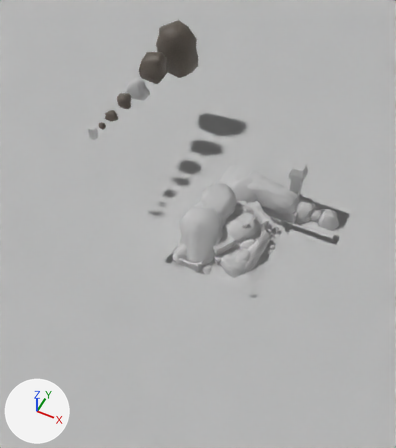
The Blender file game/models/terrain.blend as it was, and as the next commit left it.
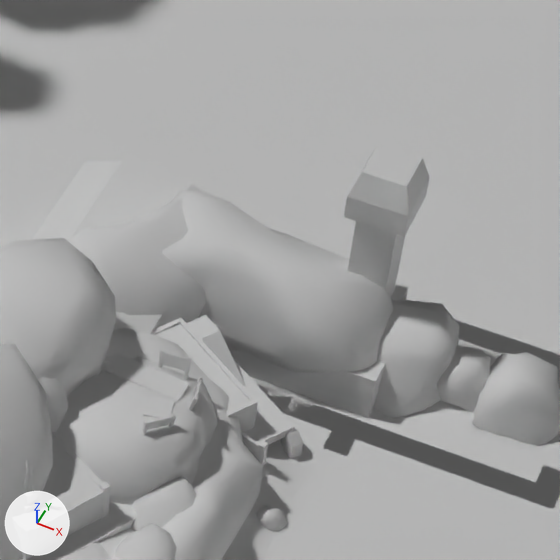
There are two pictures of each version: one from a camera (50 mm lens) standing at (51.0, -102.0, 143.0) and looking at (-3.0, 7.0, 6.0), one close up on the part from 53% to 85% of the width and 29% to 57% of the height. The lights are fixed; the arrows at lower left show +X, +Y and +Z. Everything nearer to the camera than a plane just in front of the edit is cut away.

The first close-up shows '12_2', 'Circle', 'bigbox_2', 'bigcorner_1', 'bigcorner_2', 'box_1', 'box_3', 'box_4', 'corner_2', 'corner_3', 'corner_4', 't_2'.
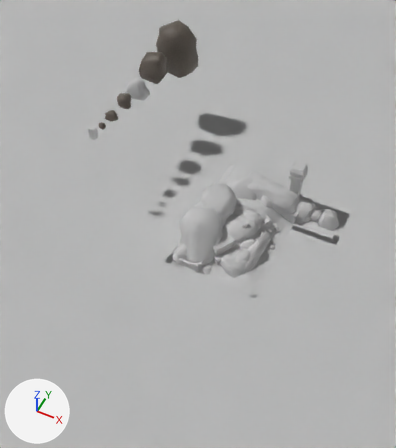
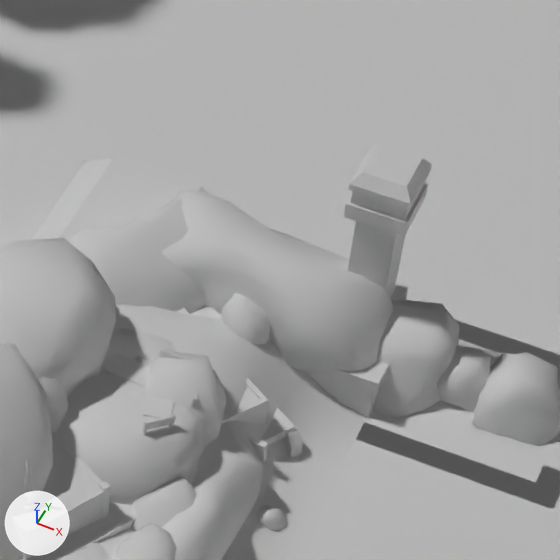
Pixel boxes (x1, y1, x2, y2) of what changed, in the close-ups (560 x 560 px; the box of a moved part takes in the faces that stretch with it):
'bigbox_5', added
    after: (105, 293, 367, 560)
'bigbox_2', reshaped
    before: (152, 315, 303, 459)
    after: (176, 306, 303, 458)
part 1 of me_cube_104, moved or reshaped
    before: (152, 315, 258, 432)
    after: (176, 306, 268, 426)
part 2 of me_cube_006, built on
    before: (344, 148, 430, 237)
    after: (344, 144, 432, 237)
part 3 of me_cube_006, built on
    before: (32, 161, 203, 333)
    after: (32, 158, 423, 418)
't_2', unchanged, covered by the edit
    before: (243, 422, 347, 515)
    after: (262, 472, 302, 503)
'corner_4', unchanged, covered by the edit
    before: (284, 414, 337, 527)
    after: (293, 492, 328, 509)
'corner_2', unchanged, covered by the edit
    before: (102, 361, 355, 560)

Patch to the scene script:
```diff
--- a/game/models/terrain.blend.py
+++ b/game/models/terrain.blend.py
@@ me_cube_104 @@
 # used by ob_bigbox_2; location = (0.0, 0.0, 0.0)
-me_cube_104.from_pydata(...)  # 767 vertices, 796 faces; spans x -8.0..24.0, y -8.0..40.0, z -3.3..5.6
+me_cube_104.from_pydata(...)  # 819 vertices, 851 faces; spans x -8.0..24.0, y -8.0..40.0, z -3.3..6.0
+# me_cube_104 part 1: 68 vertices moved from x 0.3..17.1, y 6.9..26.3, z 2.6..5.6 to x -0.6..17.8, y 6.0..27.2, z 2.7..6.0; 8 vertices removed from x 0.8..16.6, y 7.4..24.4, z 2.6..4.7; 60 vertices added at x -0.6..17.8, y 6.0..25.7, z 2.7..6.0
 me_cube_104.materials.append(mat_textures_dev_ground)
@@ me_cube_006 @@
 # used by ob_bigcorner_2; location = (0.0, 0.0, 0.0)
-me_cube_006.from_pydata(...)  # 500 vertices, 479 faces; spans x -8.0..40.0, y -8.0..40.0, z -2.3..20.1
+me_cube_006.from_pydata(...)  # 592 vertices, 554 faces; spans x -8.0..40.0, y -8.0..40.0, z -2.3..20.1
+# me_cube_006 part 2: 4 vertices moved from x 18.4..23.3, y 30.9..35.7, z 17.9 to x 18.4..23.3, y 30.9..35.7, z 19.1; 16 vertices added at x 18.4..23.3, y 30.9..35.7, z 17.1..18.6
+# me_cube_006 part 3: 4 vertices moved from x -2.5..3.6, y 18.9..37.9, z 7.3 to x -3.4..4.5, y 18.9..37.9, z 7.3; 12 vertices added at x 5.6..24.4, y 26.4..36.9, z 3.6..4.3
 me_cube_006.materials.append(mat_textures_dev_ground)
@@ me_cube_119 @@
+me_cube_119.from_pydata(...)  # 559 vertices, 628 faces; spans x -8.0..24.0, y -8.0..40.0, z -0.2..10.9
+me_cube_119.polygons.foreach_set('use_smooth', [True] * 628)
+me_cube_119.materials.append(mat_textures_dev_ground)  # its picture is missing
@@ ob_bigbox_5 @@
+ob_bigbox_5 = bpy.data.objects.new('bigbox_5', me_cube_119)
+ob_bigbox_5.location = (0.0, 0.0, 0.0)
```
